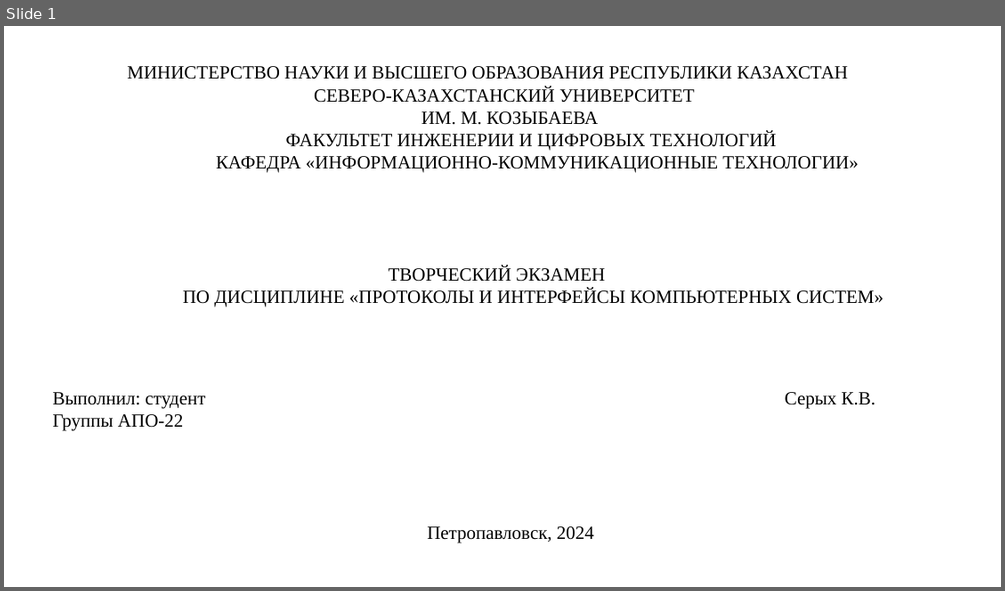
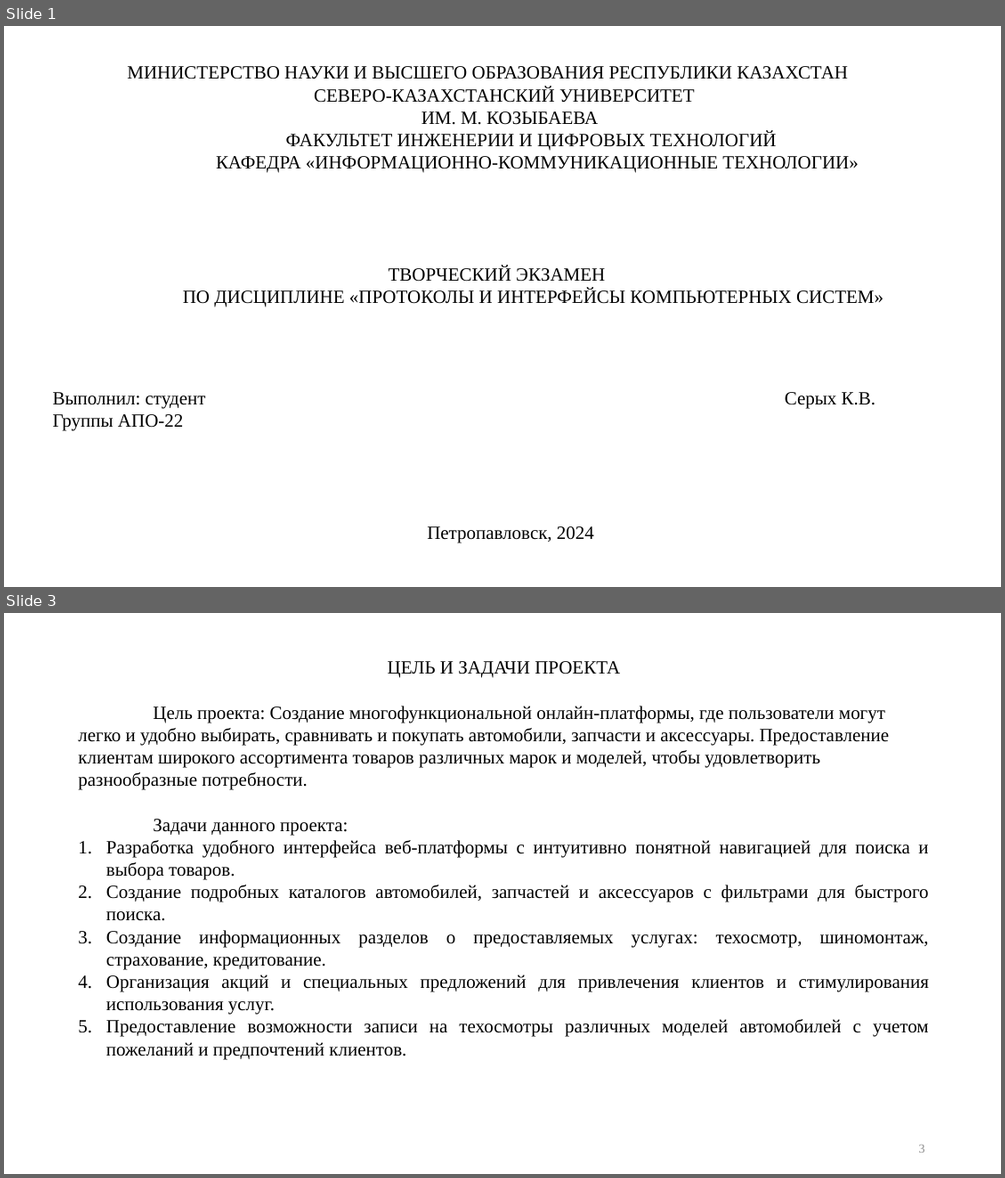
Before and after one commit to Red-student/Red_student, a slide deck: Модуль5_Серых.pptx. Shown one above the other, each under a label of ours: slide 1 before the commit, slides 1 and 3 after it; the slides between them are not shown. The pictures are 1005x591 and 1005x1178 pixels, drawn with LibreOffice and Linux fonts; fonts in the diff are those of the drawing. Boxes give left, top, right and bottom in pixels: in the first picture for what was removed or moved away, otherwise in the second. Text is boxed around its words. In the diff, an @@ line names an element or a change of style, - is before the commit and + after.

```diff
--- a/Модуль5_Серых.pptx
+++ b/Модуль5_Серых.pptx
@@ slide 3 added at (4,613,1001,1174), background #FFFFFF @@
@@ text added at (78,661,929,1059), 18 pt, text #000000 @@
+ЦЕЛЬ И ЗАДАЧИ ПРОЕКТА
+Цель проекта: Создание многофункциональной онлайн-платформы, где пользователи могут легко и удобно выбирать, сравнивать и покупать автомобили, запчасти и аксессуары. Предоставление клиентам широкого ассортимента товаров различных марок и моделей, чтобы удовлетворить разнообразные потребности.
+Задачи данного проекта:
+1. Разработка удобного интерфейса веб-платформы с интуитивно понятной навигацией для поиска и выбора товаров.
+2. Создание подробных каталогов автомобилей, запчастей и аксессуаров с фильтрами для быстрого поиска.
+3. Создание информационных разделов о предоставляемых услугах: техосмотр, шиномонтаж, страхование, кредитование.
+4. Организация акций и специальных предложений для привлечения клиентов и стимулирования использования услуг.
+5. Предоставление возможности записи на техосмотры различных моделей автомобилей с учетом пожеланий и предпочтений клиентов.
@@ page number added at (919,1144,925,1152), 12 pt, text #8C8C8C @@
+3
```
Also in this commit, not shown: 7 slides changed, 6 other slides added, 4 slides removed, 30 other files.
